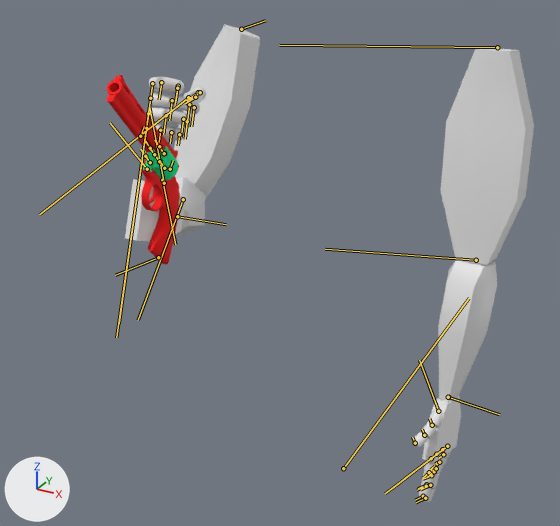
Before and after pictures for a commit that changed the FBX model Assets/Graphical/Models/Guns/Revolver/Revolver_with_Arms.FBX.
Before and after are seen from a 50 mm lens placed at (0.92, -2.04, 0.537), pointed at (-0.032, -0.31, -0.328). Every picture has the same lights, and +X, +Y and +Z are marked at lower left. Both versions are drawn at frame 211 of the action 'Take 001'; the numbers are the values there. The bones that bend it are drawn over the model as lines.

Names of what the first picture shows: 'Arm Mesh', 'Revolver'.
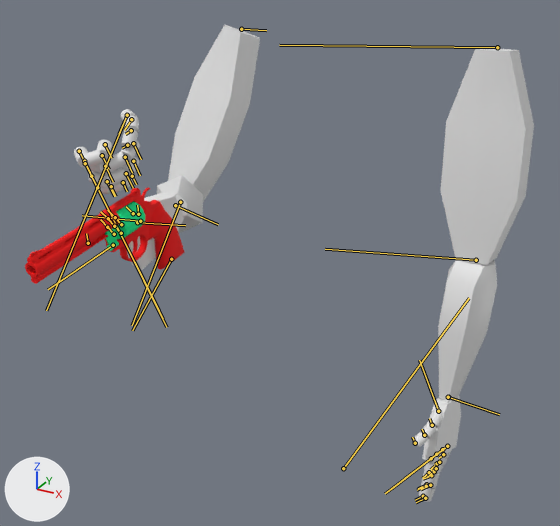
What differs and where, as boxes [x1, y1, x2, y2] in the pictures (560 x 526 px):
'Arm Mesh', posed (12% wider): before [125, 24, 534, 502]; after [74, 25, 534, 502]
'Revolver', posed (115% wider, 49% shorter): before [106, 74, 180, 265]; after [25, 187, 185, 284]
bone 'R_UpperArm', root to tip: before (241, 29) to (265, 20); after (241, 29) to (266, 30)
bone 'R_LowerArm', root to tip: before (183, 199) to (138, 320); after (180, 202) to (132, 325)
bone 'R_LowerArm_nub', root to tip: before (177, 216) to (177, 216); after (175, 205) to (175, 205)
bone 'Grip', root to tip: before (158, 257) to (115, 275); after (171, 259) to (132, 330)
bone 'Bullet_06', root to tip: before (145, 156) to (140, 149); after (107, 227) to (100, 219)
bone 'Bullet_05', root to tip: before (150, 162) to (145, 155); after (114, 234) to (107, 226)
bone 'Bullet_04', root to tip: before (159, 161) to (154, 154); after (121, 233) to (114, 225)
bone 'Bullet_03', root to tip: before (164, 153) to (159, 146); after (121, 224) to (114, 217)
bone 'Bullet_02', root to tip: before (159, 146) to (154, 140); after (115, 217) to (107, 210)
bone 'Bullet_01', root to tip: before (150, 148) to (145, 141); after (108, 218) to (100, 211)
bone 'Ejector', root to tip: before (140, 136) to (144, 126); after (88, 243) to (86, 233)
bone 'Reloader', root to tip: before (170, 169) to (173, 160); after (138, 214) to (137, 205)
bone 'Extractor', root to tip: before (164, 168) to (159, 161); after (133, 213) to (126, 206)
bone 'Cylinder', root to tip: before (154, 154) to (149, 148); after (114, 226) to (107, 218)

Edits to the bpy script that builds the scene:
```text
Change bone_r_upperarm:
    where bone_r_upperarm = bpy.data.objects['Armature'].pose.bones['R_UpperArm']  # child of 'Arm_Root'
    bone_r_upperarm.rotation_quaternion: (0.821, -0.541, 0.128, -0.126) -> (0.824, -0.534, 0.111, -0.151)  # degrees (-68, 4, -20) -> degrees (-66, 1, -22)
Change bone_r_lowerarm:
    where bone_r_lowerarm = bpy.data.objects['Armature'].pose.bones['R_LowerArm']  # child of 'R_UpperArm'
    bone_r_lowerarm.rotation_quaternion: (0.624, -0.05, -0.04, -0.778) -> (0.614, -0.05, -0.039, -0.787)  # degrees (0, -7, -103) -> degrees (0, -7, -104)
Change bone_r_lowerarm_nub:
    where bone_r_lowerarm_nub = bpy.data.objects['Armature'].pose.bones['R_LowerArm_nub']  # child of 'R_LowerArm'
    bone_r_lowerarm_nub.rotation_quaternion: (0.827, 0.469, 0.101, -0.294) -> (0.712, 0.464, 0.512, -0.128)  # degrees (53, 26, -26) -> degrees (85, 58, 33)
Change bone_grip:
    where bone_grip = bpy.data.objects['Armature'].pose.bones['Grip']
    bone_grip.location: (11.5, 26.0, -12.1) -> (9.0, 24.2, -12.5)
    bone_grip.rotation_quaternion: (0.929, 0.081, -0.055, -0.357) -> (0.999, 0.006, -0.02, 0.047)  # degrees (11, -3, -42) -> degrees (1, -2, 5)
Change bone_bullet_06:
    where bone_bullet_06 = bpy.data.objects['Armature'].pose.bones['Bullet_06']
    bone_bullet_06.location: (-20.9, 0.2, -11.0) -> (-26.1, -5.8, -12.1)
    bone_bullet_06.rotation_quaternion: (0.843, -0.39, 0.241, -0.281) -> (0.909, -0.413, -0.007, 0.049)  # degrees (-54, 11, -42) -> degrees (-49, 2, 5)
Change bone_bullet_05:
    where bone_bullet_05 = bpy.data.objects['Armature'].pose.bones['Bullet_05']
    bone_bullet_05.location: (-21.2, 0.6, -10.2) -> (-26.1, -5.5, -11.4)
    bone_bullet_05.rotation_quaternion: (0.843, -0.39, 0.241, -0.281) -> (0.909, -0.413, -0.007, 0.049)  # degrees (-54, 11, -42) -> degrees (-49, 2, 5)
Change bone_bullet_04:
    where bone_bullet_04 = bpy.data.objects['Armature'].pose.bones['Bullet_04']
    bone_bullet_04.location: (-20.8, 1.3, -10.2) -> (-26.1, -4.7, -11.3)
    bone_bullet_04.rotation_quaternion: (0.843, -0.39, 0.241, -0.281) -> (0.909, -0.413, -0.007, 0.049)  # degrees (-54, 11, -42) -> degrees (-49, 2, 5)
Change bone_bullet_03:
    where bone_bullet_03 = bpy.data.objects['Armature'].pose.bones['Bullet_03']
    bone_bullet_03.location: (-20.2, 1.5, -10.9) -> (-26.1, -4.3, -11.9)
    bone_bullet_03.rotation_quaternion: (0.843, -0.39, 0.241, -0.281) -> (0.909, -0.413, -0.007, 0.049)  # degrees (-54, 11, -42) -> degrees (-49, 2, 5)
Change bone_bullet_02:
    where bone_bullet_02 = bpy.data.objects['Armature'].pose.bones['Bullet_02']
    bone_bullet_02.location: (-19.9, 1.1, -11.6) -> (-26.2, -4.6, -12.6)
    bone_bullet_02.rotation_quaternion: (0.843, -0.39, 0.241, -0.281) -> (0.909, -0.413, -0.007, 0.049)  # degrees (-54, 11, -42) -> degrees (-49, 2, 5)
Change bone_bullet_01:
    where bone_bullet_01 = bpy.data.objects['Armature'].pose.bones['Bullet_01']
    bone_bullet_01.location: (-20.3, 0.4, -11.7) -> (-26.2, -5.3, -12.7)
    bone_bullet_01.rotation_quaternion: (0.843, -0.39, 0.241, -0.281) -> (0.909, -0.413, -0.007, 0.049)  # degrees (-54, 11, -42) -> degrees (-49, 2, 5)
Change bone_ejector:
    where bone_ejector = bpy.data.objects['Armature'].pose.bones['Ejector']
    bone_ejector.location: (-19.5, 3.1, -10.2) -> (-26.0, -5.9, -11.9)
    bone_ejector.rotation_quaternion: (0.929, 0.006, 0.098, -0.357) -> (0.999, 0.014, 0.015, 0.047)  # degrees (-3, 11, -42) -> degrees (2, 2, 5)
Change bone_reloader:
    where bone_reloader = bpy.data.objects['Armature'].pose.bones['Reloader']
    bone_reloader.location: (-20.6, -1.2, -12.7) -> (-25.4, -4.7, -13.6)
    bone_reloader.rotation_quaternion: (0.929, 0.028, 0.098, -0.356) -> (0.999, 0.012, 0.015, 0.047)  # degrees (-1, 12, -42) -> degrees (1, 2, 5)
Change bone_extractor:
    where bone_extractor = bpy.data.objects['Armature'].pose.bones['Extractor']
    bone_extractor.location: (-21.4, -1.2, -11.5) -> (-26.2, -4.8, -12.1)
    bone_extractor.rotation_quaternion: (0.843, -0.39, 0.241, -0.281) -> (0.909, -0.413, -0.006, 0.049)  # degrees (-54, 11, -42) -> degrees (-49, 2, 5)
Change bone_cylinder:
    where bone_cylinder = bpy.data.objects['Armature'].pose.bones['Cylinder']
    bone_cylinder.location: (-20.6, 0.8, -10.9) -> (-26.1, -5.0, -12.0)
    bone_cylinder.rotation_quaternion: (0.843, -0.39, 0.241, -0.281) -> (0.909, -0.413, -0.006, 0.049)  # degrees (-54, 11, -42) -> degrees (-49, 2, 5)
```
